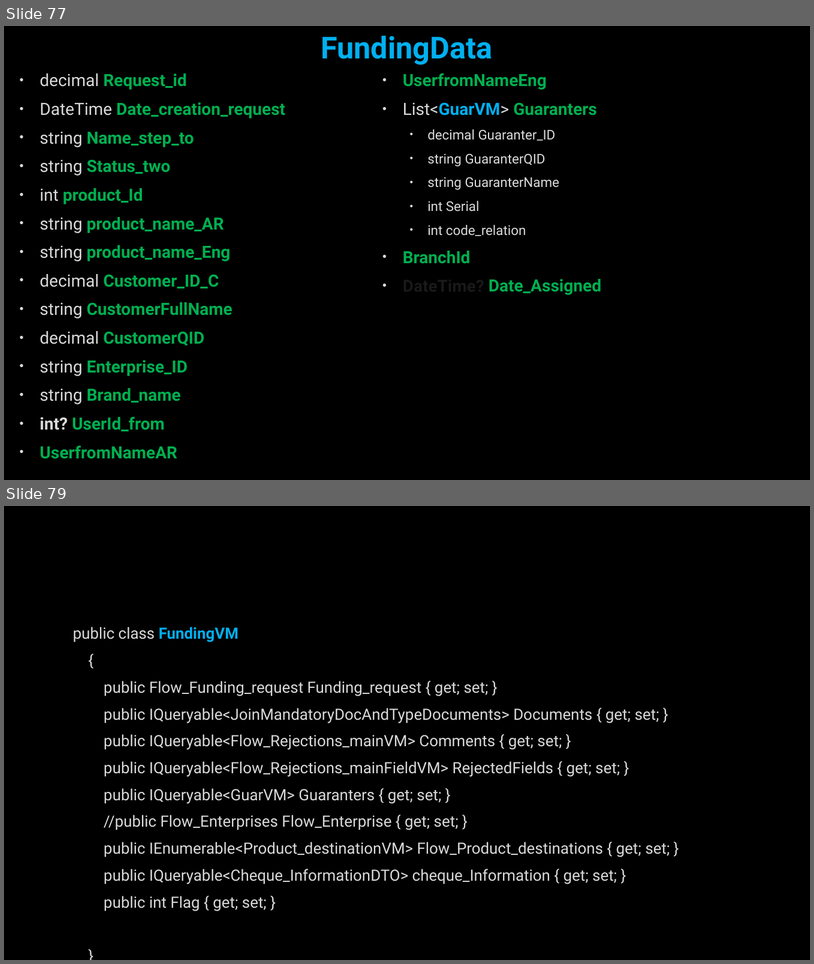
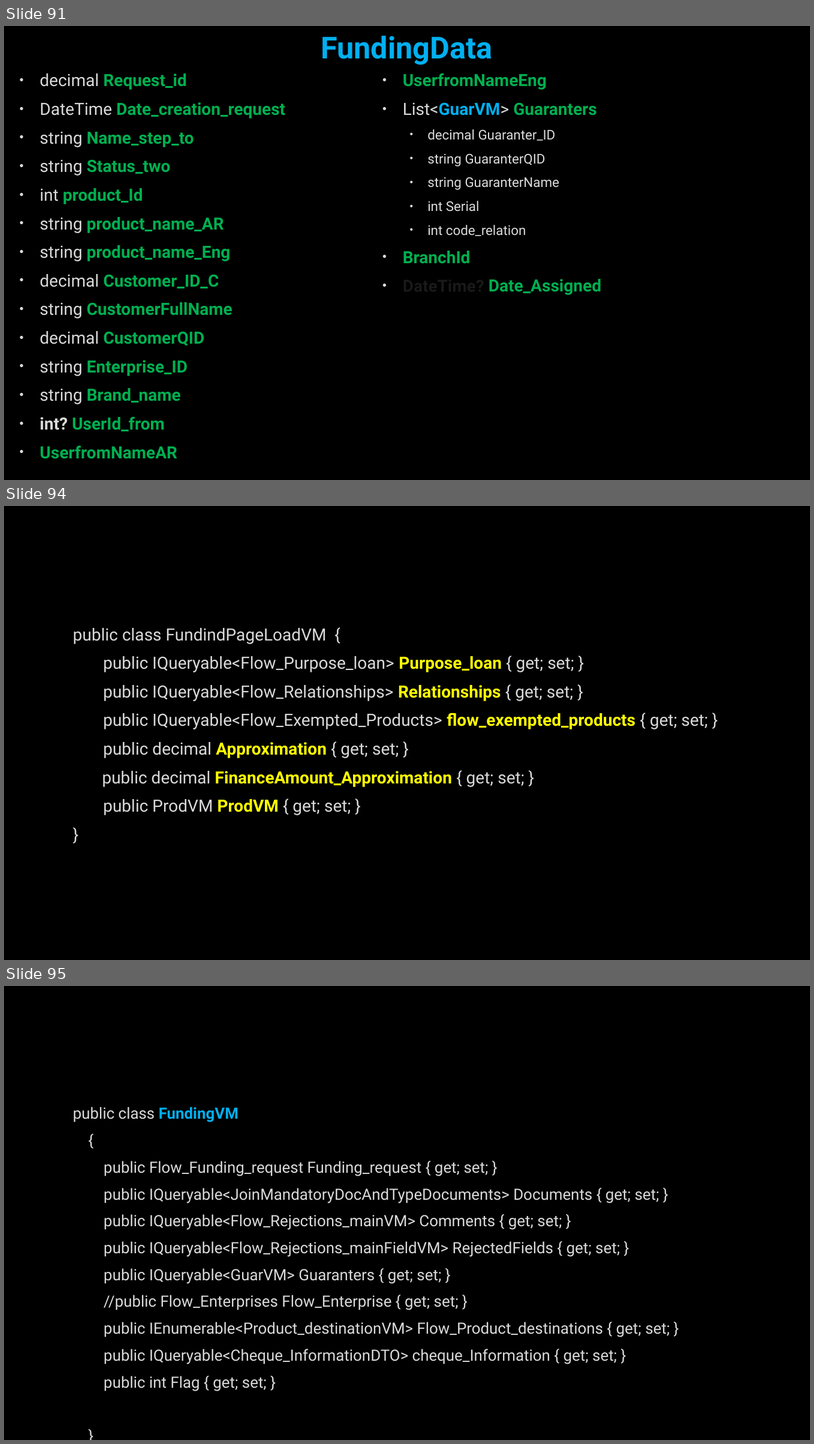
Before and after one commit to AhmedMohamedSamir1/Summary, a slide deck: Dot Net/Business.pptx. Shown one above the other, each under a label of ours: slides 77 and 79 before the commit, slides 91, 94 and 95 after it; the slides between them are not shown. The pictures are 814x964 and 814x1444 pixels, drawn with LibreOffice and Linux fonts; fonts in the diff are those of the drawing; background and template pictures are left out. Boxes give left, top, right and bottom in pixels: in the first picture for what was removed or moved away, otherwise in the second. Text is boxed around its words. In the diff, an @@ line names an element or a change of style, - is before the commit and + after.

```diff
--- a/Dot Net/Business.pptx
+++ b/Dot Net/Business.pptx
@@ slide 94 added at (x1=4, y1=506, x2=810, y2=960), background picture (left out) @@
@@ text added at (x1=73, y1=628, x2=708, y2=815), 20 pt, text #DADADA @@
+public class FundindPageLoadVM {
+public IQueryable<Flow_Purpose_loan> Purpose_loan { get; set; }
+public IQueryable<Flow_Relationships> Relationships { get; set; }
+public IQueryable<Flow_Exempted_Products> flow_exempted_products { get; set; }
+public decimal Approximation { get; set; }
+public decimal FinanceAmount_Approximation { get; set; }
+public ProdVM ProdVM { get; set; }
+}
@@ what was slide 77 is now slide 91 @@
@@ what was slide 79 is now slide 95 @@
```
Also in this commit, not shown: 6 slides changed, 16 other slides added, 4 other files.
